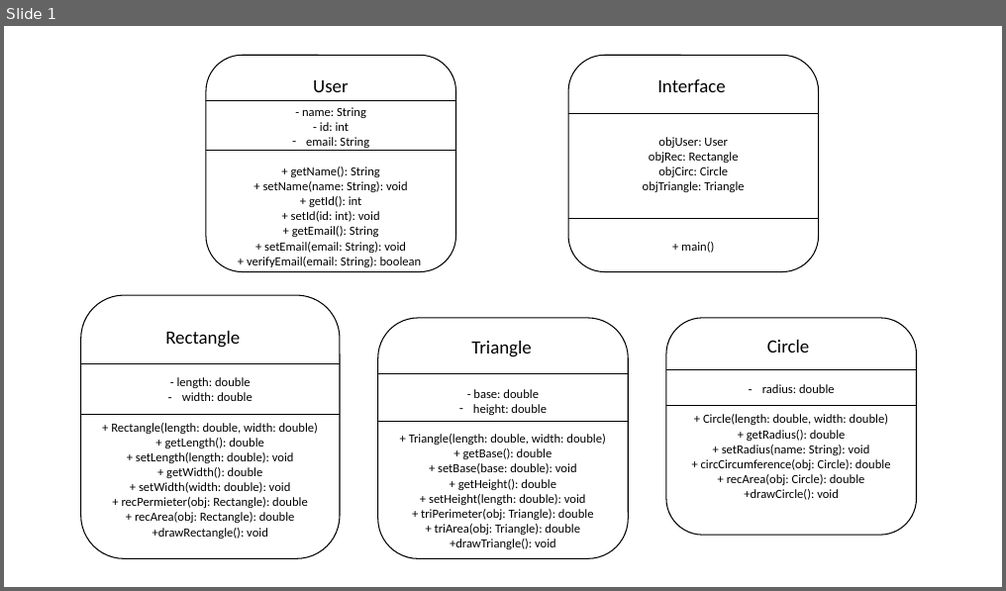
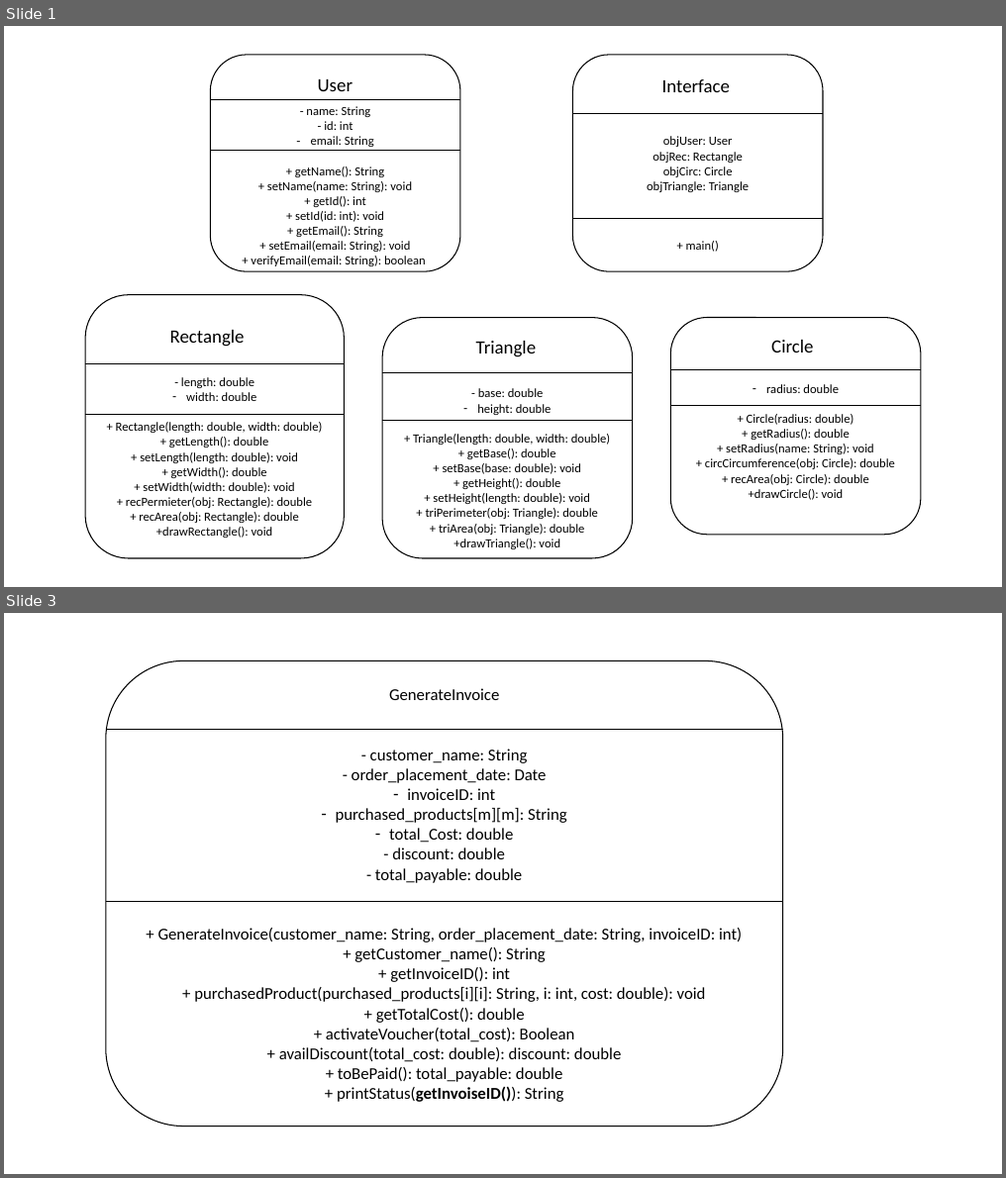
Before and after one commit to TaoseefIshtiak/taoseefishtiak.github.io, a slide deck: CSE215_lab-Manuals/UML.pptx. Shown one above the other, each under a label of ours: slide 1 before the commit, slides 1 and 3 after it; the slides between them are not shown. The pictures are 1006x591 and 1006x1178 pixels, drawn with LibreOffice and Linux fonts; fonts in the diff are those of the drawing. Boxes give left, top, right and bottom in pixels: in the first picture for what was removed or moved away, otherwise in the second. Text is boxed around its words. In the diff, an @@ line names an element or a change of style, - is before the commit and + after.

```diff
--- a/CSE215_lab-Manuals/UML.pptx
+++ b/CSE215_lab-Manuals/UML.pptx
@@ slide 3 added at (x1=4, y1=613, x2=1002, y2=1174), background #FFFFFF @@
@@ rounded rectangle added at (x1=106, y1=661, x2=783, y2=1127), outline #000000 1 pt, 16 pt, text #000000 @@
+GenerateInvoice
+- customer_name: String
+- order_placement_date: Date
+– invoiceID: int
+– purchased_products[m][m]: String
+– total_Cost: double
+- discount: double
+- total_payable: double
++ GenerateInvoice(customer_name: String, order_placement_date: String, invoiceID: int)
++ getCustomer_name(): String
++ getInvoiceID(): int
++ purchasedProduct(purchased_products[i][i]: String, i: int, cost: double): void
++ getTotalCost(): double
++ activateVoucher(total_cost): Boolean
++ availDiscount(total_cost: double): discount: double
++ toBePaid(): total_payable: double
++ printStatus(getInvoiseID()): String
@@ line added from (106, 729) to (783, 729), #000000 0.5 pt @@
@@ line added from (106, 901) to (783, 901), #000000 0.5 pt @@
@@ slide 1 changed as well @@
@@ 10 lines, 5 rounded rectangles, 5 texts moved together from (x1=81, y1=55, x2=917, y2=559) to (x1=85, y1=55, x2=921, y2=559) @@
@@ text in rounded rectangle at (x1=746, y1=414, x2=853, y2=425): text changed @@
-+ Circle(length: double, width: double)
++ Circle(radius: double)
```
Also in this commit, not shown: 2 other slides added, 15 other files.
